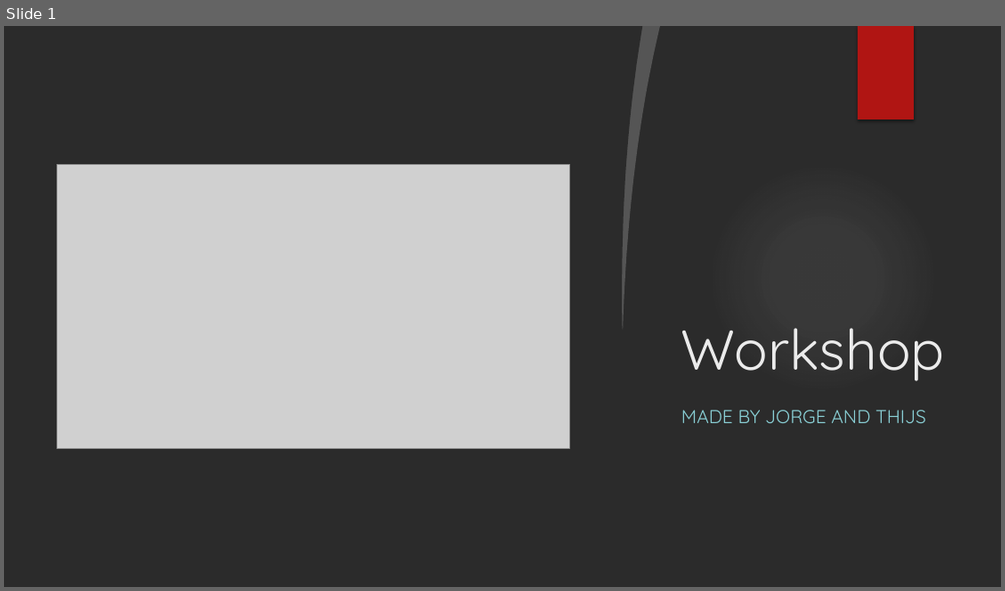
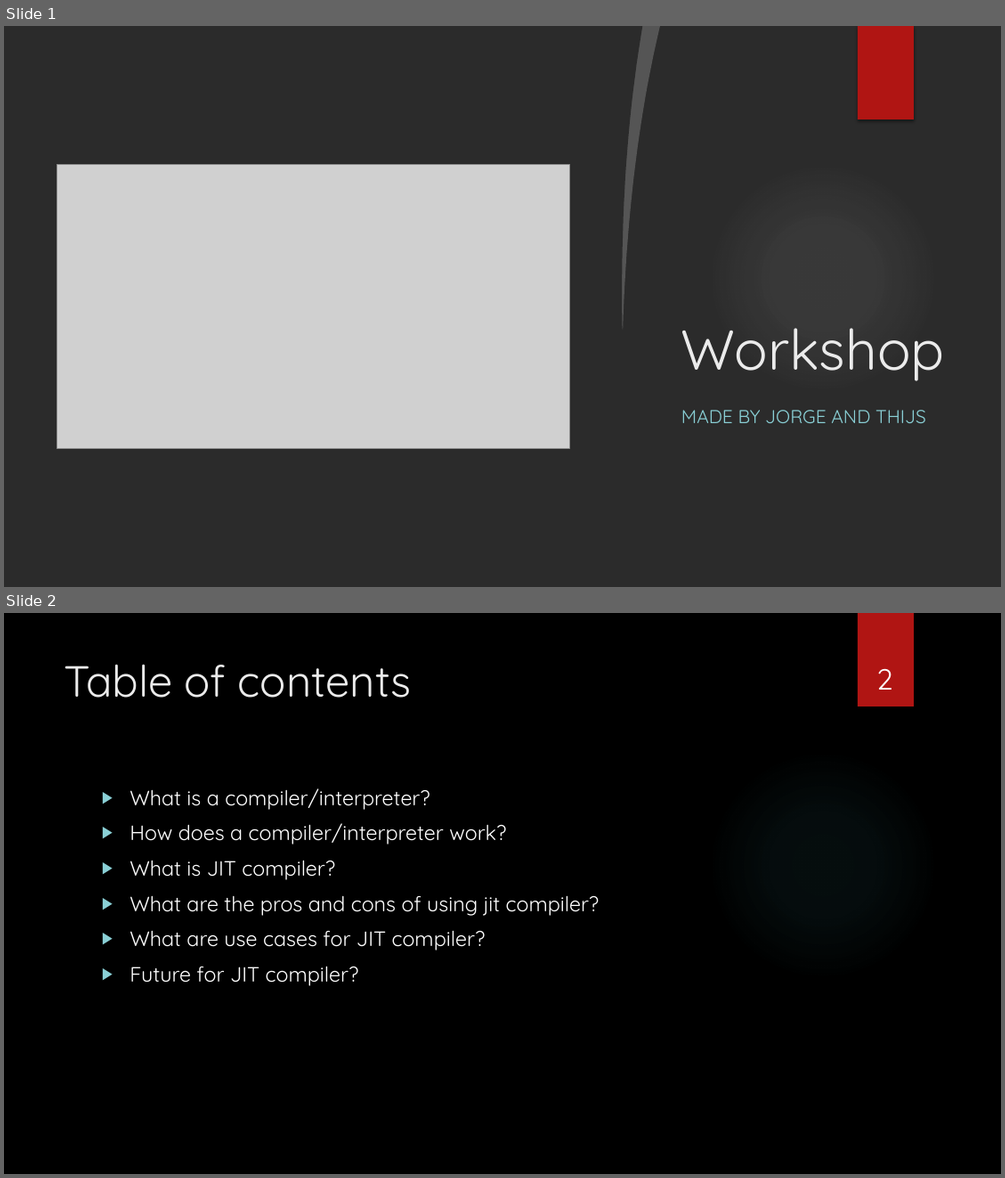
Before and after one commit to sebivenlo/esd-2024-jit-compiler, a slide deck: documents/presentation/presentation jit compiler.pptx. Shown one above the other, each under a label of ours: slide 1 before the commit, slides 1 and 2 after it. The pictures are 1005x591 and 1005x1178 pixels, drawn with LibreOffice and Linux fonts; fonts in the diff are those of the drawing; grey boxes stand for pictures; background and template pictures are left out; a plain dark background stands for a picture behind light text. Boxes give left, top, right and bottom in pixels: in the first picture for what was removed or moved away, otherwise in the second. Text is boxed around its words. In the diff, an @@ line names an element or a change of style, - is before the commit and + after.

```diff
--- a/documents/presentation/presentation jit compiler.pptx
+++ b/documents/presentation/presentation jit compiler.pptx
@@ slide 2 added at [4, 613, 1001, 1174], background picture (left out) @@
@@ rectangle added at [858, 613, 914, 706], fill #B01513 @@
@@ title added at [65, 664, 412, 698], 42 pt, text #EBEBEB @@
+Table of contents
@@ page number added at [876, 668, 893, 690], 28 pt, text #FFFFFF @@
+2
@@ ellipse added at [708, 750, 938, 981], fill gradient #50B9C1 @@
@@ text added at [129, 788, 599, 986], 20 pt, text #FFFFFF @@
+▶ What is a compiler/interpreter?
+▶ How does a compiler/interpreter work?
+▶ What is JIT compiler?
+▶ What are the pros and cons of using jit compiler?
+▶ What are use cases for JIT compiler?
+▶ Future for JIT compiler?
```
Also in this commit, not shown: 7 other slides added, 1 slide removed, 4 other files.
